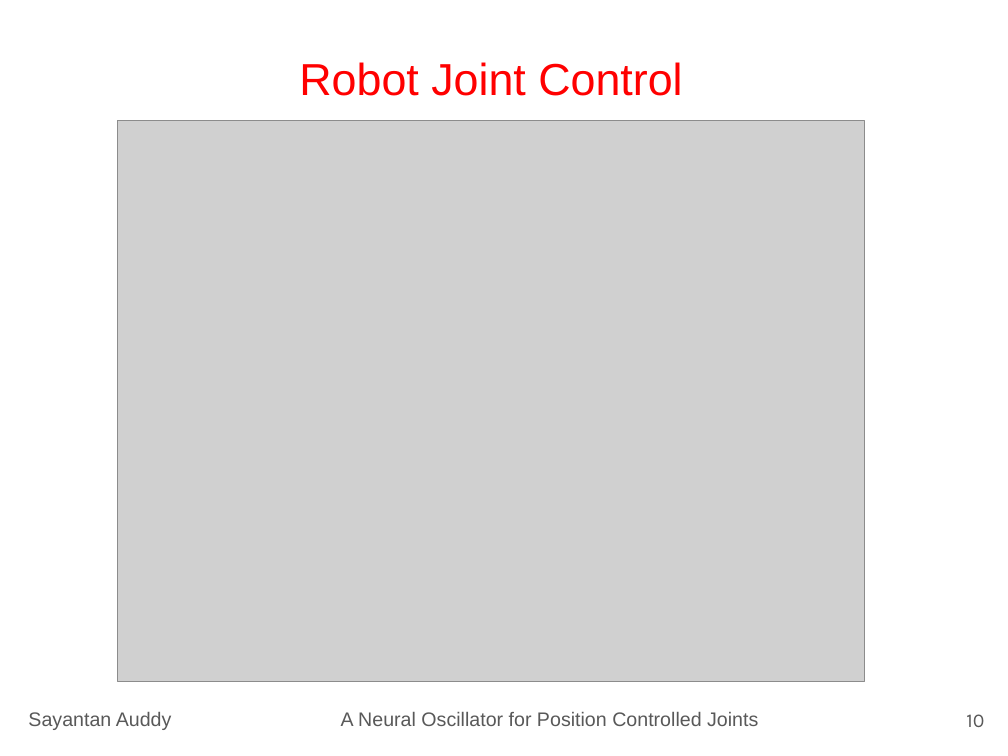
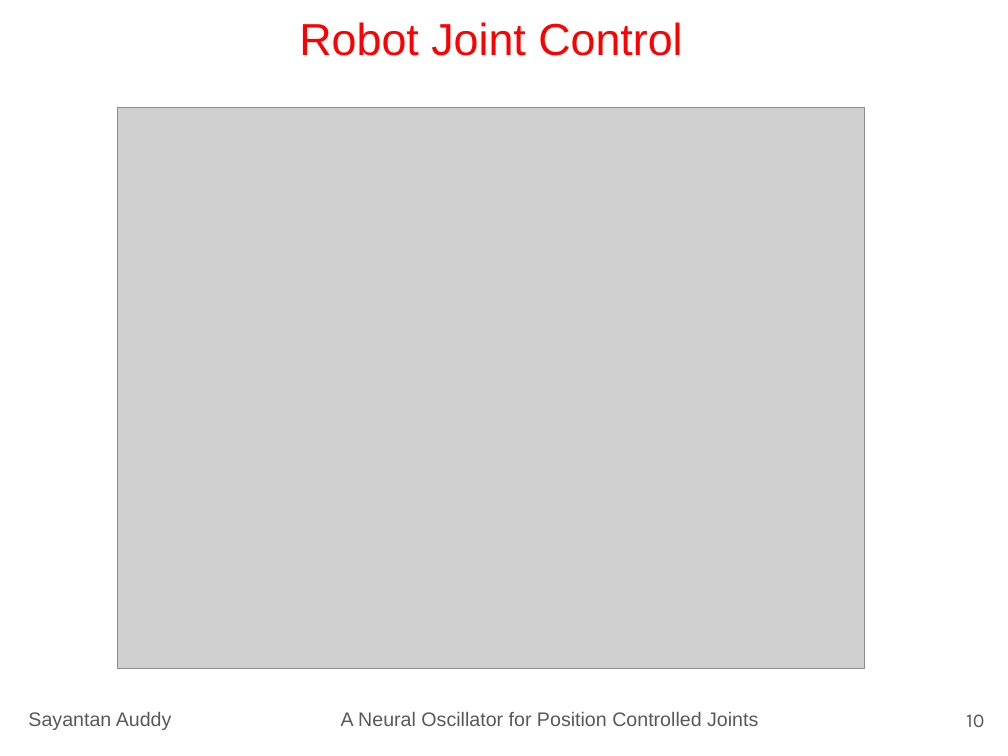
Before and after one commit to sayantanauddy/matsuoka_joint_control, a slide deck: slide 10 of presentation/Sayantan_Auddy_IS_Presentation.pptx. Drawn at 1008x756 pixels with LibreOffice and Linux fonts; fonts in the diff are those of the drawing; grey boxes stand for pictures. Boxes give left, top, right and bottom in pixels: in the first picture for what was removed or moved away, otherwise in the second. Text is boxed around its words. In the diff, an @@ line names an element or a change of style, - is before the commit and + after.

```diff
--- a/presentation/Sayantan_Auddy_IS_Presentation.pptx
+++ b/presentation/Sayantan_Auddy_IS_Presentation.pptx
@@ title "Robot Joint Control": place and size @@
-title "Robot Joint Control" at (299,62,682,96)
+title "Robot Joint Control" at (299,22,682,56)
@@ title "Robot Joint Control" at (299,22,682,56): vertical alignment bottom to top @@
@@ picture: place and size @@
-picture at (118,121,865,681)
+picture at (118,108,865,668)
```
Also in this commit, not shown: 12 other slides changed, 3 slides removed.
